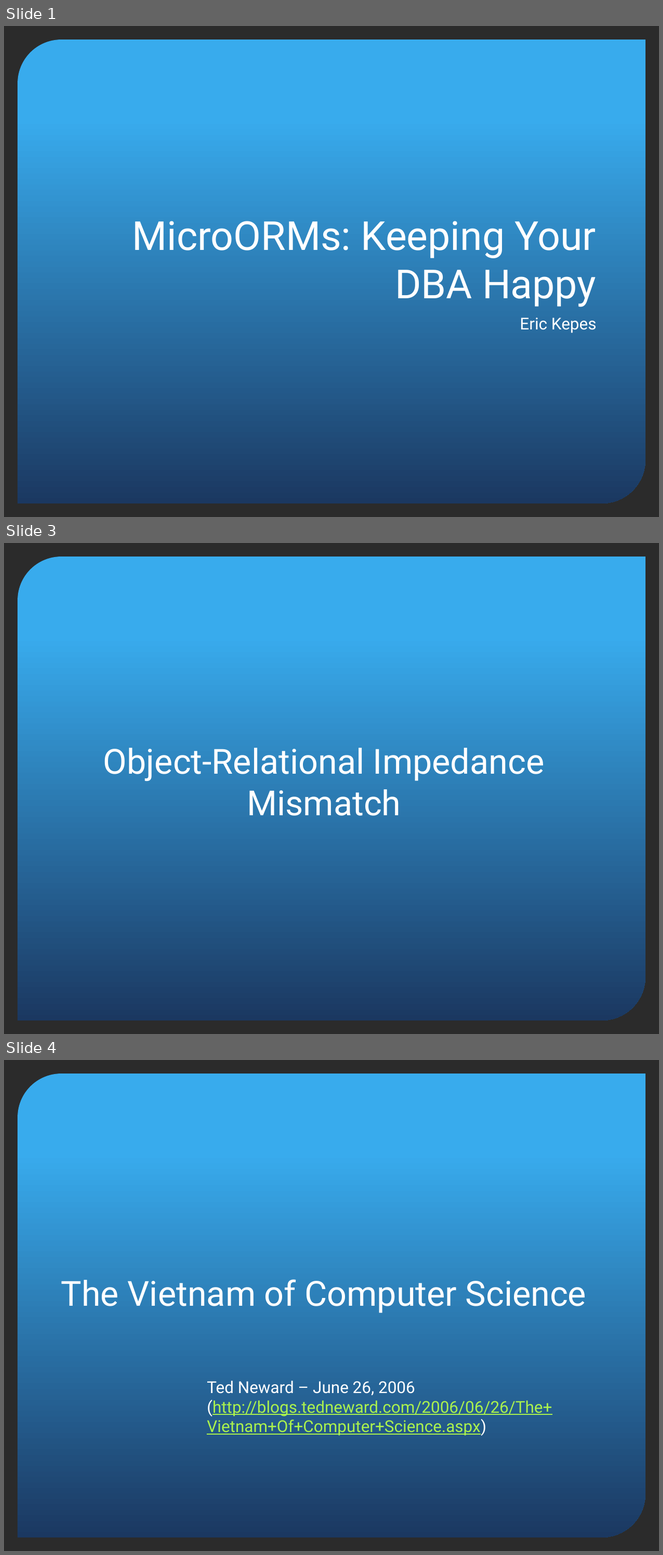
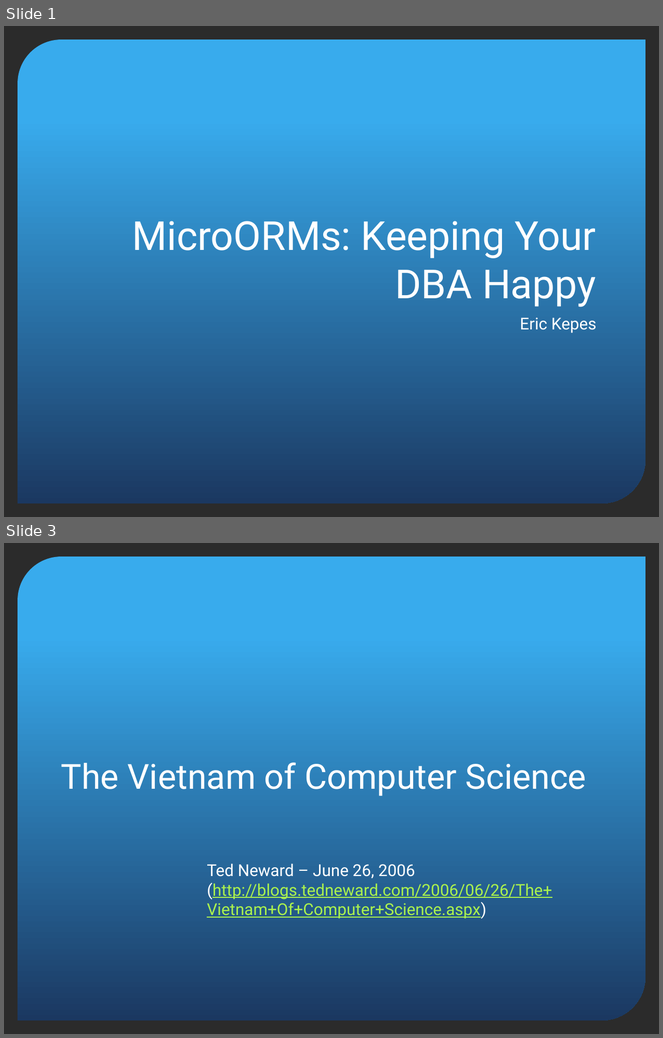
Before and after one commit to ekepes/Presentations, a slide deck: MicroORMs/MicroORMs - Keeping Your DBA Happy.pptx. Shown one above the other, each under a label of ours: slides 1, 3 and 4 before the commit, slides 1 and 3 after it; the slides between them are not shown. The pictures are 663x1555 and 663x1038 pixels, drawn with LibreOffice and Linux fonts; fonts in the diff are those of the drawing; background and template pictures are left out; a plain dark background stands for a picture behind light text. Boxes give left, top, right and bottom in pixels: in the first picture for what was removed or moved away, otherwise in the second. Text is boxed around its words. In the diff, an @@ line names an element or a change of style, - is before the commit and + after.

```diff
--- a/MicroORMs/MicroORMs - Keeping Your DBA Happy.pptx
+++ b/MicroORMs/MicroORMs - Keeping Your DBA Happy.pptx
@@ slide 3 removed at (x1=4, y1=543, x2=659, y2=1034), background picture (left out); not listed: 1 template element that a slide beside it also shows @@
@@ title removed at (x1=103, y1=748, x2=544, y2=816) @@
-Object-Relational Impedance Mismatch
@@ what was slide 4 is now slide 3 @@
```
Also in this commit, not shown: 1 slide changed.
